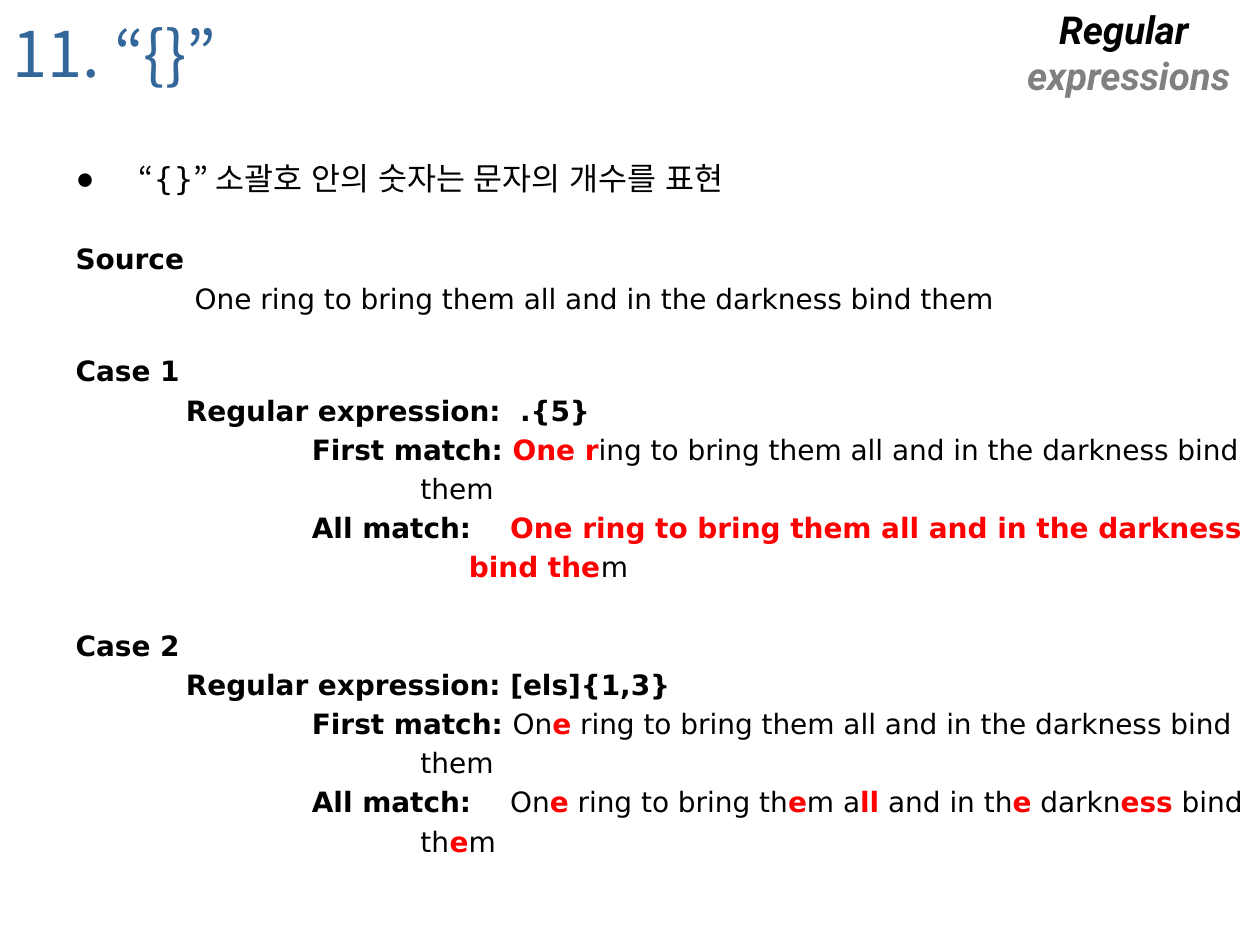
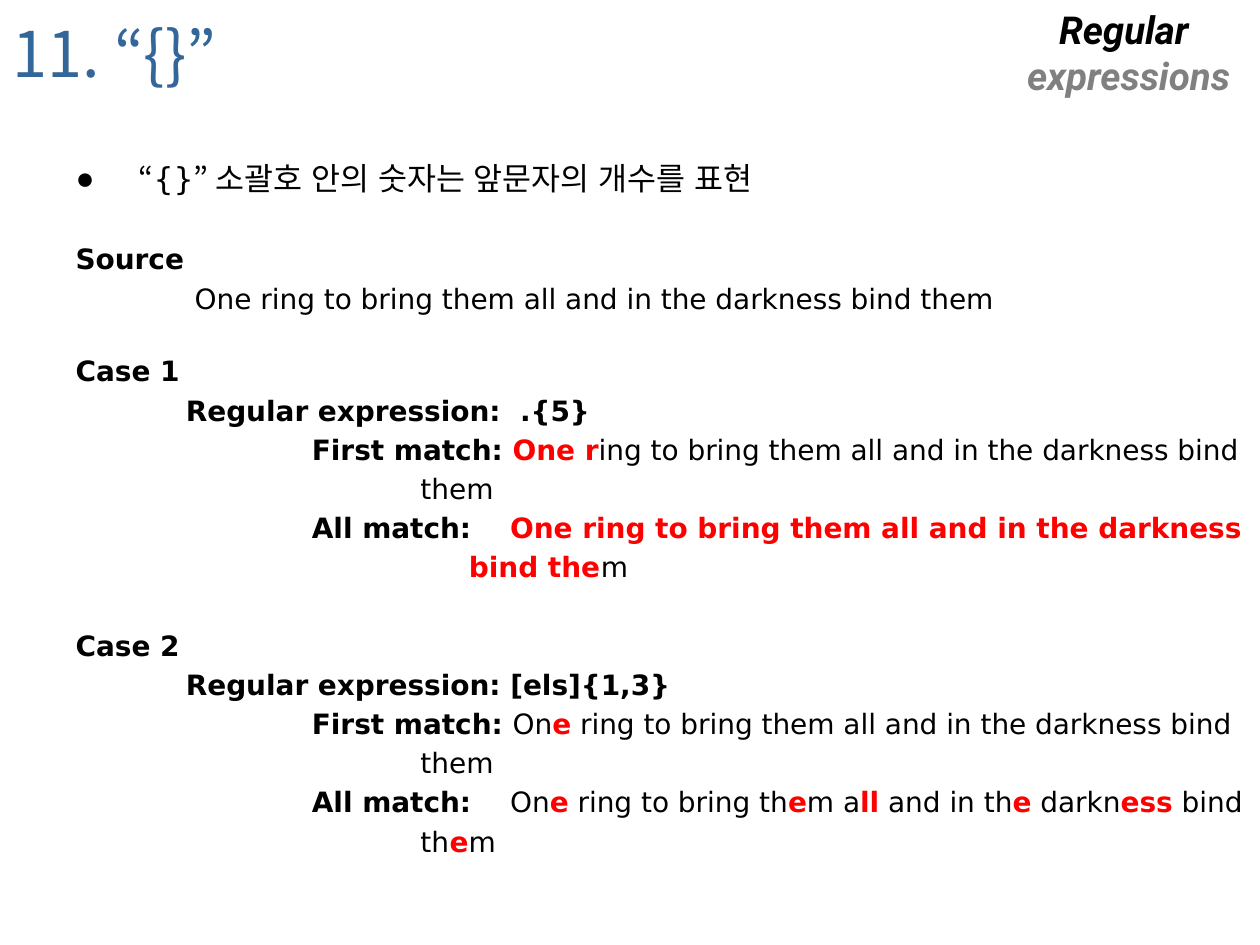
Before and after one commit to foxworld/002-RegExp, a slide deck: slide 26 of regexpr_20140218.pptx (slide 25 before the commit). Drawn at 1260x945 pixels with LibreOffice and Linux fonts; fonts in the diff are those of the drawing; background and template pictures are left out. Boxes give left, top, right and bottom in pixels: in the first picture for what was removed or moved away, otherwise in the second. Text is boxed around its words. In the diff, an @@ line names an element or a change of style, - is before the commit and + after.

```diff
--- a/regexpr_20140218.pptx
+++ b/regexpr_20140218.pptx
@@ text at box(216, 164, 752, 193): text changed @@
-  ● “{}” 소괄호 안의 숫자는 문자의 개수를 표현
+  ● “{}” 소괄호 안의 숫자는 앞문자의 개수를 표현
```
Also in this commit, not shown: 5 other slides changed, 2 slides added, 2 slides removed.
